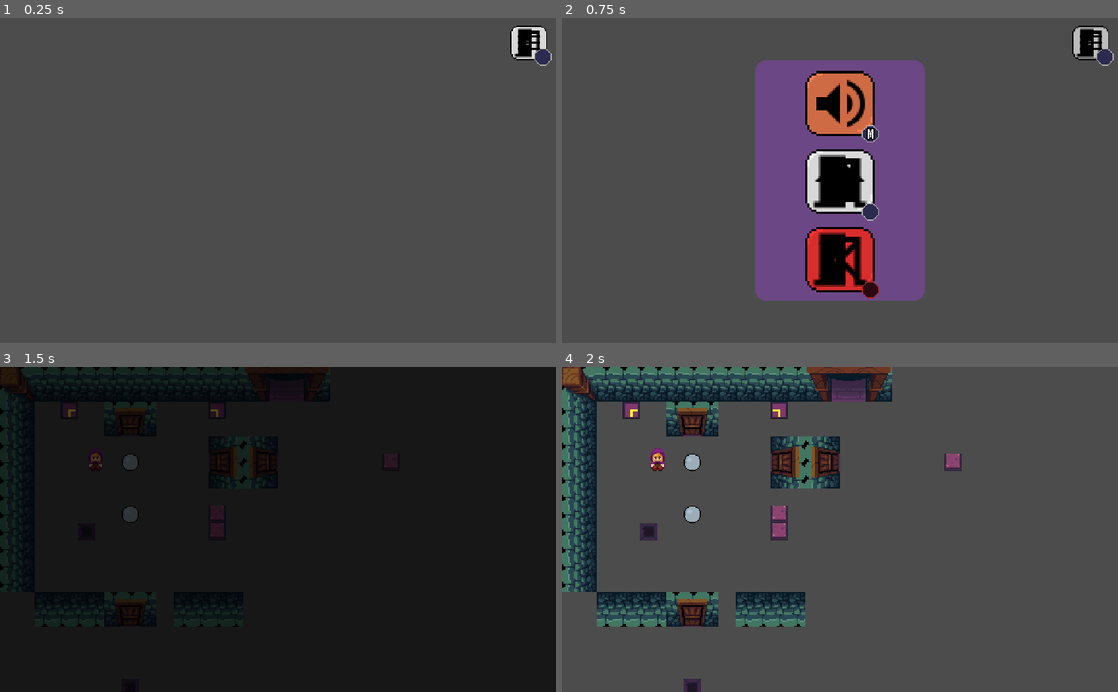
Above: before the commit, frames 1-4 (two rows, left to right).
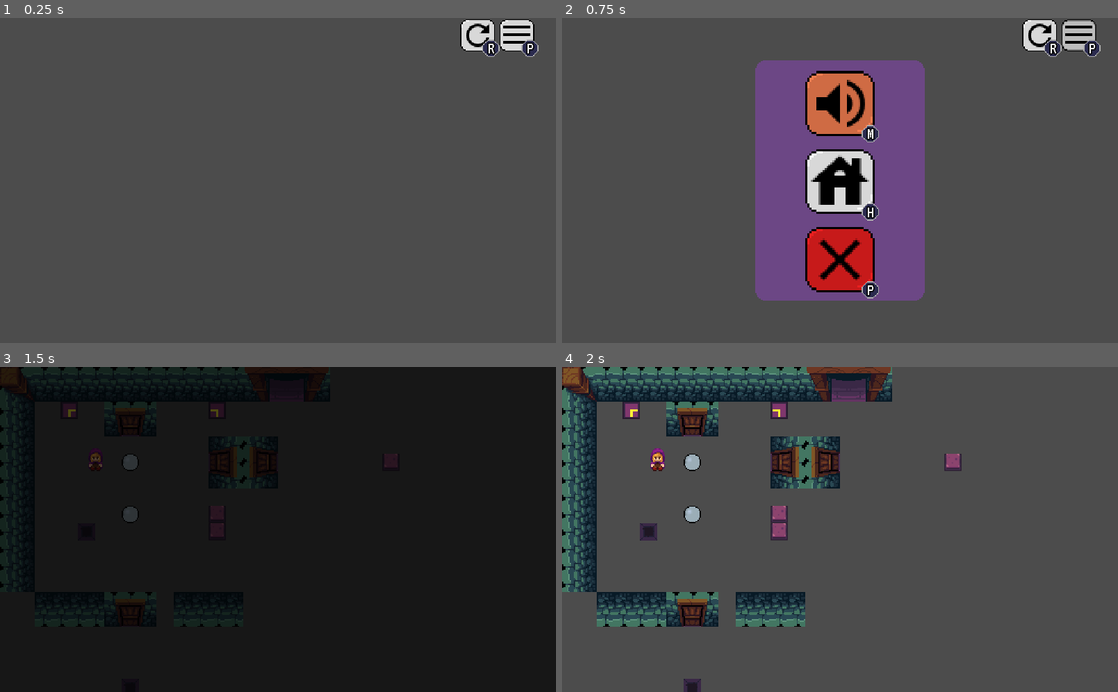
Above: after the commit, the same moments.

Repository: bc5g15/rock-push
Game: Godot game, scene res://Experiments/UITest.tscn
Two runs of this game, one before a commit and one after it. Both use one fixed random seed, a clock stepped at 60 frames per second and the inputs below. This scene is started directly instead of the project's main scene.
Inputs (mouse positions are in pixels of both pictures, inside the frame that each line leads up to; where the layout moved, square brackets give the same spot in the first picture):
- Up to frame 1 (0.25 s): no input
- Up to frame 2 (0.75 s): click (1079, 34) [1090, 44] at 0.5 s
- Up to frame 3 (1.5 s): click (278, 529) at 1.27 s
- Up to frame 4 (2 s): no input

The runs differ from the first frame. In frame 1, 1.5% of the frame differs, in the area x 82-100%, y 0-15%; in frame 2, 3.1%, in the area x 44-100%, y 0-87%; in frame 3, nothing differs; in frame 4, nothing differs.

Commit message:
Rebuild Overlay menu with inheirited buttons

Diff:
--- a/Experiments/UITest.tscn
+++ b/Experiments/UITest.tscn
@@ -1,12 +1,12 @@
 [gd_scene load_steps=8 format=2]
 
 [ext_resource path="res://Assets/UI/Backdrop.png" type="Texture" id=1]
-[ext_resource path="res://Prefabs/Buttons/CustomButton.tscn" type="PackedScene" id=2]
+[ext_resource path="res://Prefabs/Buttons/HomeButton.tscn" type="PackedScene" id=2]
 [ext_resource path="res://Prefabs/Buttons/Audiobutton.tscn" type="PackedScene" id=3]
-[ext_resource path="res://Assets/UI/baseline_menu_black_36dp.png" type="Texture" id=4]
-[ext_resource path="res://Assets/UI/baseline_house_black_36dp.png" type="Texture" id=5]
-[ext_resource path="res://Assets/UI/baseline_close_black_36dp.png" type="Texture" id=6]
+[ext_resource path="res://Prefabs/Buttons/ResetButton.tscn" type="PackedScene" id=4]
+[ext_resource path="res://Prefabs/Buttons/CloseButton.tscn" type="PackedScene" id=5]
 [ext_resource path="res://Prefabs/scripts/OverlayMenu.gd" type="Script" id=7]
+[ext_resource path="res://Prefabs/Buttons/MenuButton.tscn" type="PackedScene" id=8]
 
 [node name="Control" type="Control"]
 anchor_right = 1.0
@@ -56,7 +56,7 @@
 rect_min_size = Vector2( 64, 64 )
 stretch_mode = 5
 
-[node name="MainMenuButton" parent="MenuBox/VBoxContainer" instance=ExtResource( 2 )]
+[node name="HomeButton" parent="MenuBox/VBoxContainer" instance=ExtResource( 2 )]
 anchor_left = 0.0
 anchor_top = 0.0
 anchor_right = 0.0
@@ -67,21 +67,7 @@
 margin_bottom = 136.0
 rect_min_size = Vector2( 64, 64 )
 
-[node name="TextureRect" type="TextureRect" parent="MenuBox/VBoxContainer/MainMenuButton"]
-anchor_right = 1.0
-anchor_bottom = 1.0
-margin_left = 4.0
-margin_top = 4.0
-margin_right = -4.0
-margin_bottom = -4.0
-texture = ExtResource( 5 )
-stretch_mode = 6
-__meta__ = {
-"_edit_use_anchors_": false
-}
-
-[node name="CloseMenuButton" parent="MenuBox/VBoxContainer" instance=ExtResource( 2 )]
-modulate = Color( 1, 0.207843, 0.207843, 1 )
+[node name="CloseButton" parent="MenuBox/VBoxContainer" instance=ExtResource( 5 )]
 anchor_left = 0.0
 anchor_top = 0.0
 anchor_right = 0.0
@@ -91,16 +77,6 @@
 margin_right = 64.0
 margin_bottom = 208.0
 rect_min_size = Vector2( 64, 64 )
-
-[node name="TextureRect" type="TextureRect" parent="MenuBox/VBoxContainer/CloseMenuButton"]
-anchor_right = 1.0
-anchor_bottom = 1.0
-texture = ExtResource( 6 )
-expand = true
-stretch_mode = 6
-__meta__ = {
-"_edit_use_anchors_": false
-}
 
 [node name="Menu" type="ColorRect" parent="."]
 margin_left = 292.5
@@ -119,31 +95,39 @@
 "_edit_use_anchors_": false
 }
 
-[node name="MenuButton" parent="." instance=ExtResource( 2 )]
+[node name="HBoxContainer" type="HBoxContainer" parent="."]
 anchor_left = 1.0
-anchor_top = 0.0
 anchor_right = 1.0
-anchor_bottom = 0.0
-margin_left = -42.5
-margin_top = 5.5
-margin_right = -8.5
-margin_bottom = 39.5
-rect_min_size = Vector2( 32, 32 )
-toggle_mode = true
-
-[node name="TextureRect" type="TextureRect" parent="MenuButton"]
-anchor_right = 1.0
-anchor_bottom = 1.0
-margin_left = 4.0
-margin_top = 4.0
-margin_right = -4.0
-margin_bottom = -4.0
-texture = ExtResource( 4 )
-expand = true
-stretch_mode = 6
+margin_left = -88.0
+margin_right = -20.0
+margin_bottom = 32.0
+grow_horizontal = 0
+grow_vertical = 0
+alignment = 2
 __meta__ = {
 "_edit_use_anchors_": false
 }
-[connection signal="pressed" from="MenuBox/VBoxContainer/MainMenuButton" to="." method="_on_MainMenuButton_pressed"]
-[connection signal="pressed" from="MenuBox/VBoxContainer/CloseMenuButton" to="." method="_on_CloseMenuButton_pressed"]
-[connection signal="toggled" from="MenuButton" to="." method="_on_MenuButton_toggled"]
+
+[node name="ResetButton" parent="HBoxContainer" instance=ExtResource( 4 )]
+anchor_left = 0.0
+anchor_top = 0.0
+anchor_right = 0.0
+anchor_bottom = 0.0
+margin_left = 0.0
+margin_top = 0.0
+margin_right = 32.0
+margin_bottom = 32.0
+
+[node name="MenuButton" parent="HBoxContainer" instance=ExtResource( 8 )]
+anchor_left = 0.0
+anchor_top = 0.0
+anchor_right = 0.0
+anchor_bottom = 0.0
+margin_left = 36.0
+margin_top = 0.0
+margin_right = 68.0
+margin_bottom = 32.0
+[connection signal="pressed" from="MenuBox/VBoxContainer/HomeButton" to="." method="_on_HomeButton_pressed"]
+[connection signal="pressed" from="MenuBox/VBoxContainer/CloseButton" to="." method="_on_CloseButton_pressed"]
+[connection signal="pressed" from="HBoxContainer/ResetButton" to="." method="_on_ResetButton_pressed"]
+[connection signal="toggled" from="HBoxContainer/MenuButton" to="." method="_on_MenuButton_toggled"]
--- a/Prefabs/scripts/OverlayMenu.gd
+++ b/Prefabs/scripts/OverlayMenu.gd
@@ -6,7 +6,7 @@
 # var b = "text"
 
 onready var menuBox = $MenuBox
-onready var menuButton = $MenuButton
+onready var menuButton = $HBoxContainer/MenuButton
 
 # Called when the node enters the scene tree for the first time.
 func _ready():
@@ -28,7 +28,15 @@
 	menuBox.visible = false
 	pass # Replace with function body.
 
+func _on_CloseButton_pressed():
+	pass # Replace with function body.
 
-func _on_MainMenuButton_pressed():
+
+func _on_ResetButton_pressed():
+	Global.reset_current_scene()
+	pass # Replace with function body.
+
+
+func _on_HomeButton_pressed():
 	Global.goto_scene('res://Debug.tscn')
 	pass # Replace with function body.
